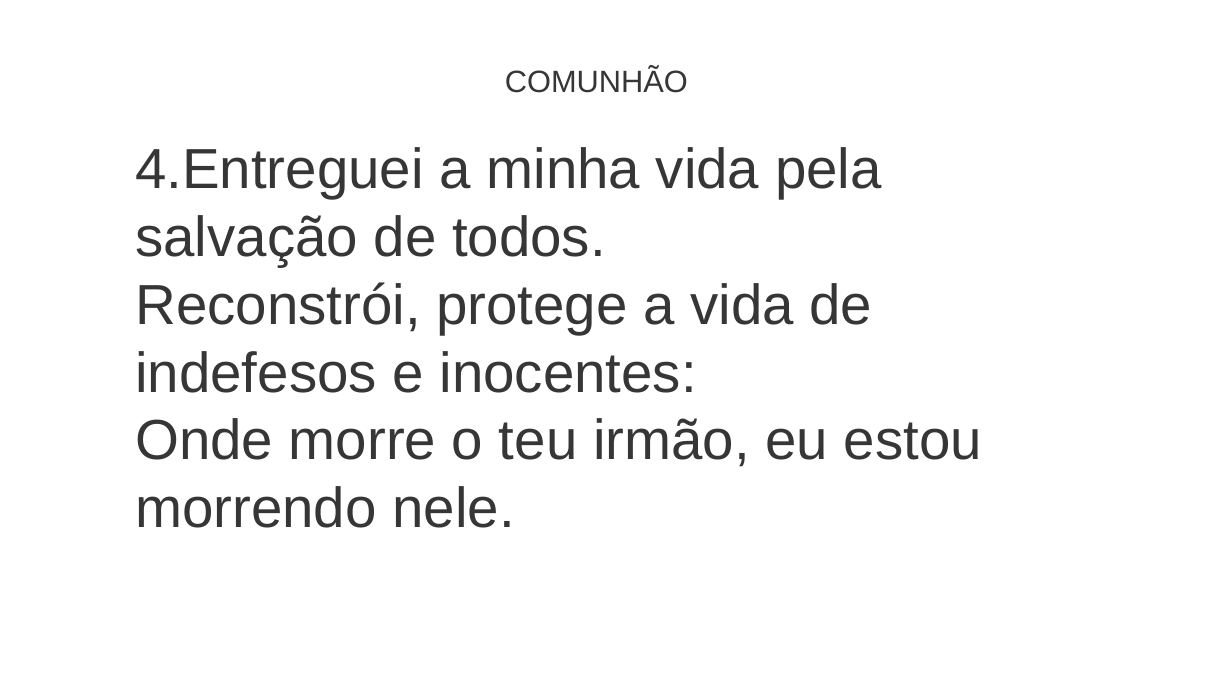
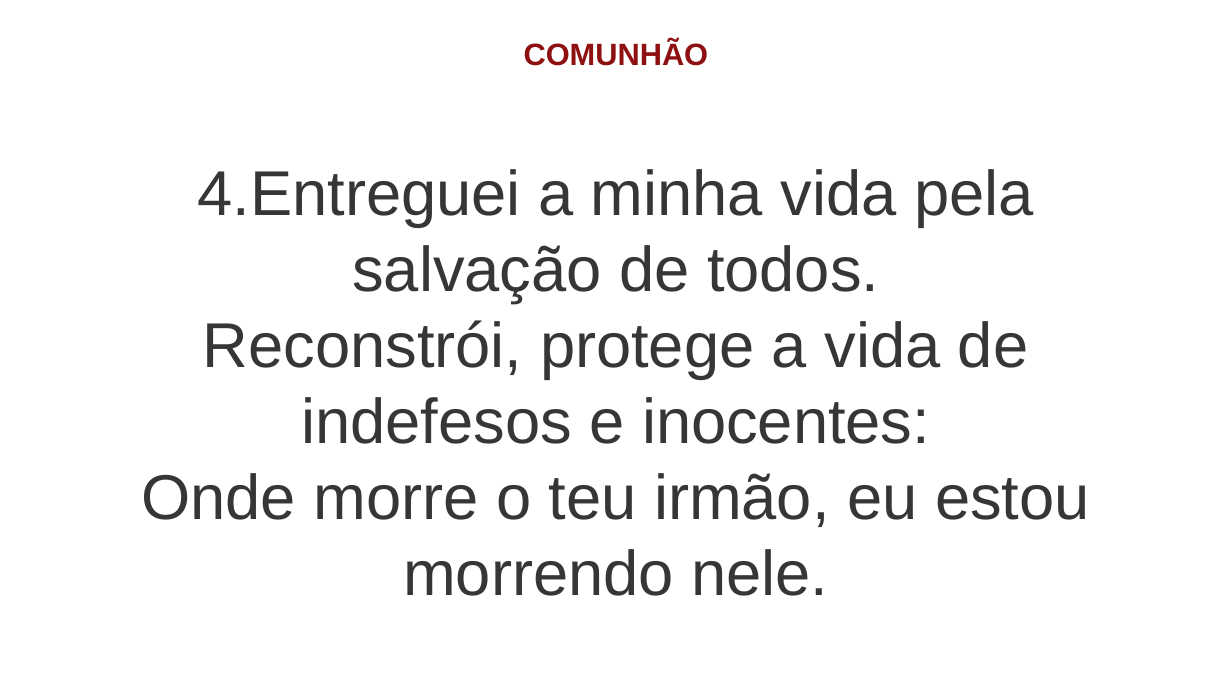
Before and after one commit to Natanielsr/liturgy-s-slideshow-creator, a slide deck: slide 37 of slide-result/slide.pptx. Drawn at 1232x693 pixels with LibreOffice and Linux fonts; fonts in the diff are those of the drawing. Boxes give left, top, right and bottom in pixels: in the first picture for what was removed or moved away, otherwise in the second. Text is boxed around its words. In the diff, an @@ line names an element or a change of style, - is before the commit and + after.

```diff
--- a/slide-result/slide.pptx
+++ b/slide-result/slide.pptx
@@ text "COMUNHÃO" moved from (x1=505, y1=67, x2=688, y2=93) to (x1=524, y1=41, x2=709, y2=66) @@
@@ text "COMUNHÃO" at (x1=524, y1=41, x2=709, y2=66): text colour #363636 to #8F1010, bold on; alignment left to centre @@
@@ text at (x1=141, y1=169, x2=1090, y2=596): text changed; size 33 to 37 pt @@
-4.Entreguei a minha vida pela salvação de todos.
-Reconstrói, protege a vida de indefesos e inocentes:
-Onde morre o teu irmão, eu estou morrendo nele.
+4.Entreguei a minha vida pela salvação de todos.
+Reconstrói, protege a vida de indefesos e inocentes:
+Onde morre o teu irmão, eu estou morrendo nele.
```
Also in this commit, not shown: 33 other slides changed, 1 other file.
